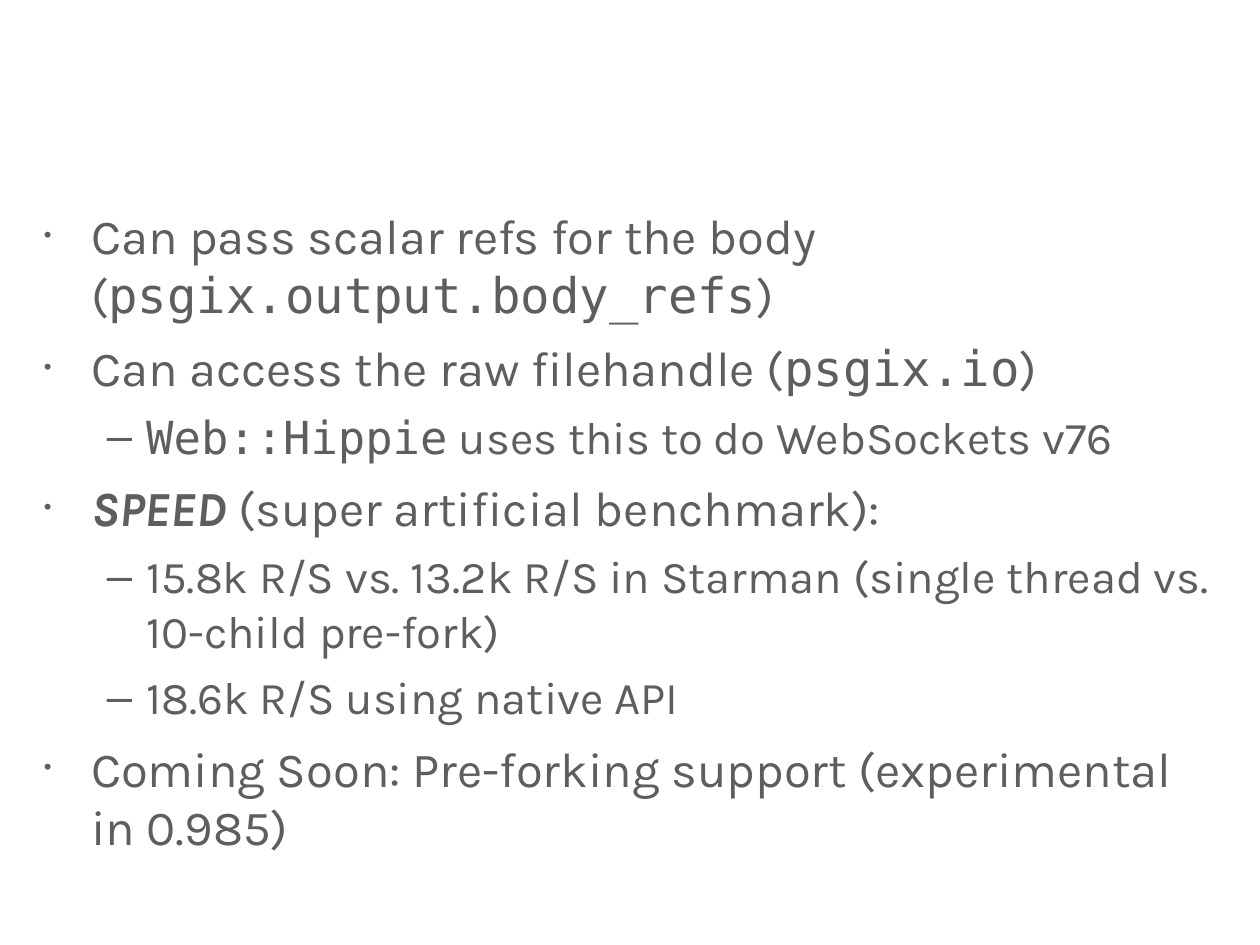
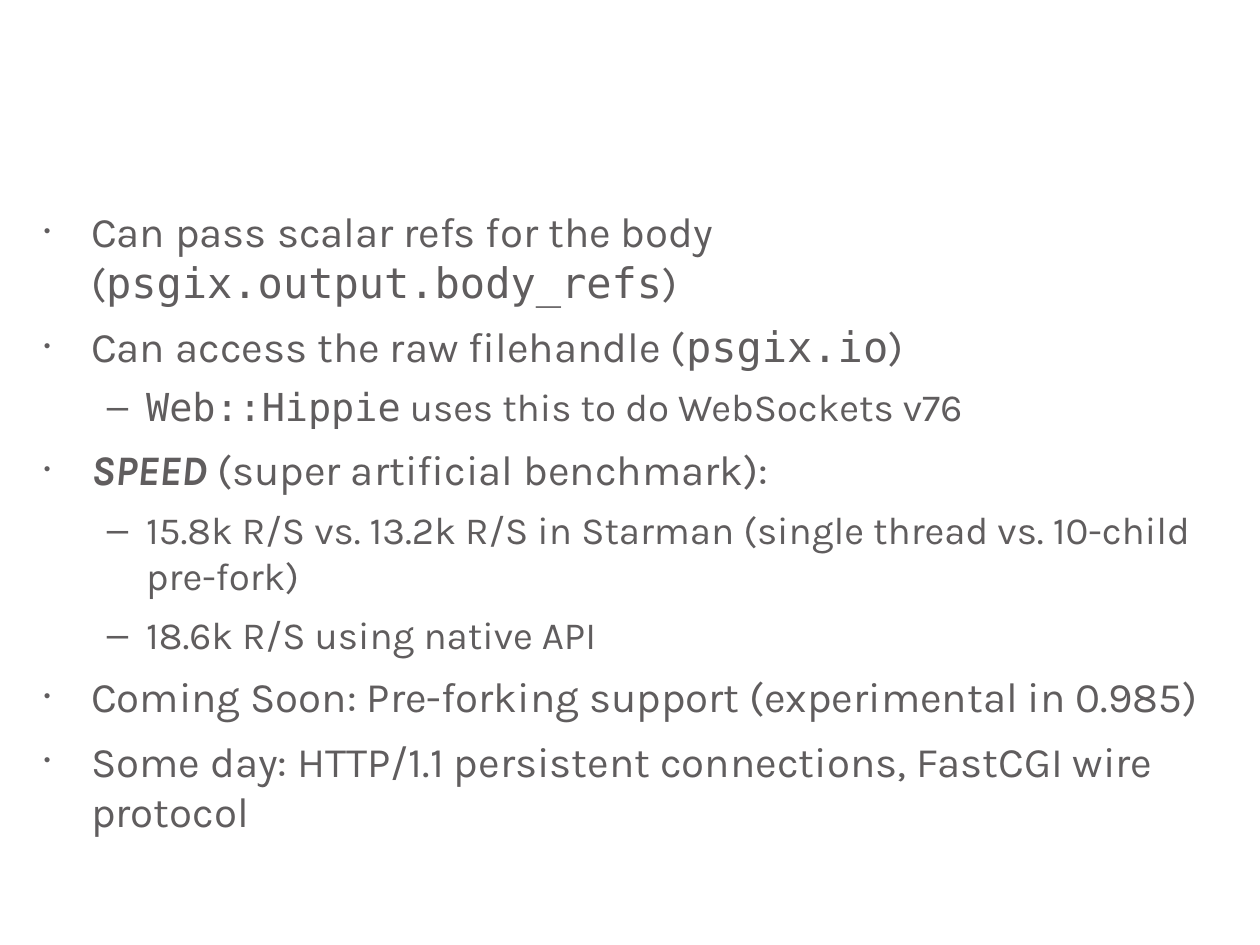
Before and after one commit to stash/vanpm-psgi, a slide deck: slide 25 of slides.odp. Drawn at 1260x945 pixels with LibreOffice and Linux fonts; fonts in the diff are those of the drawing; background and template pictures are left out. Boxes give left, top, right and bottom in pixels: in the first picture for what was removed or moved away, otherwise in the second. Text is boxed around its words. In the diff, an @@ line names an element or a change of style, - is before the commit and + after.

Commit message:
even moar slides

```diff
--- a/slides.odp
+++ b/slides.odp
@@ text at [91, 218, 1197, 723]: size 28 to 24 pt in "Can pass scalar refs for the body ...", "Can access the raw filehandle (psgix.io)", "SPEED (super artificial benchmark):", "Coming Soon: Pre-forking support (experimental in 0.985)"; size 26 to 22 pt in "Web::Hippie uses this to do WebSockets v76", "15.8k R/S vs. 13.2k R/S in Starman ...", "18.6k R/S using native API" @@
@@ text at [91, 746, 1153, 837]: paragraph added @@
+• Some day: HTTP/1.1 persistent connections, FastCGI wire protocol
```
